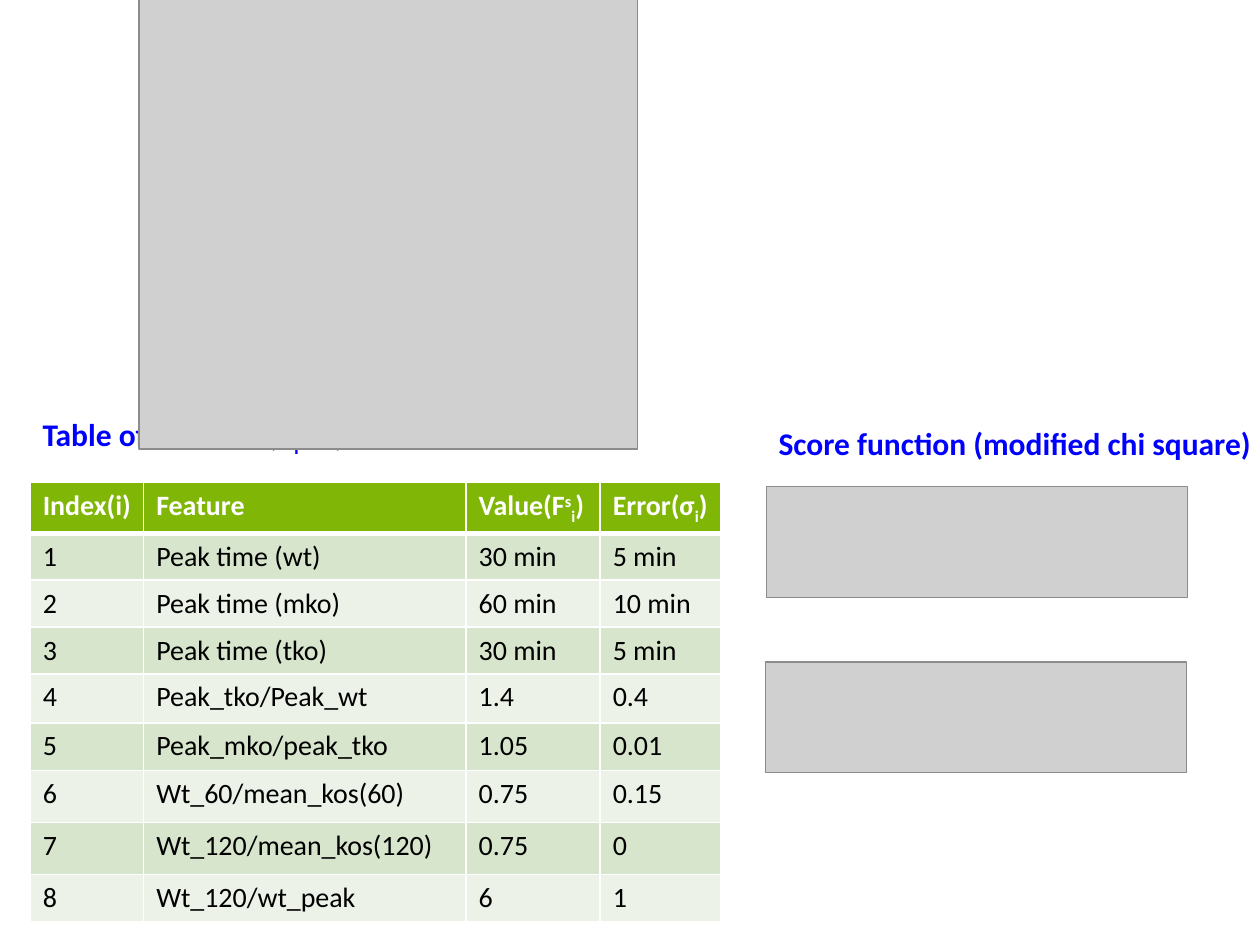
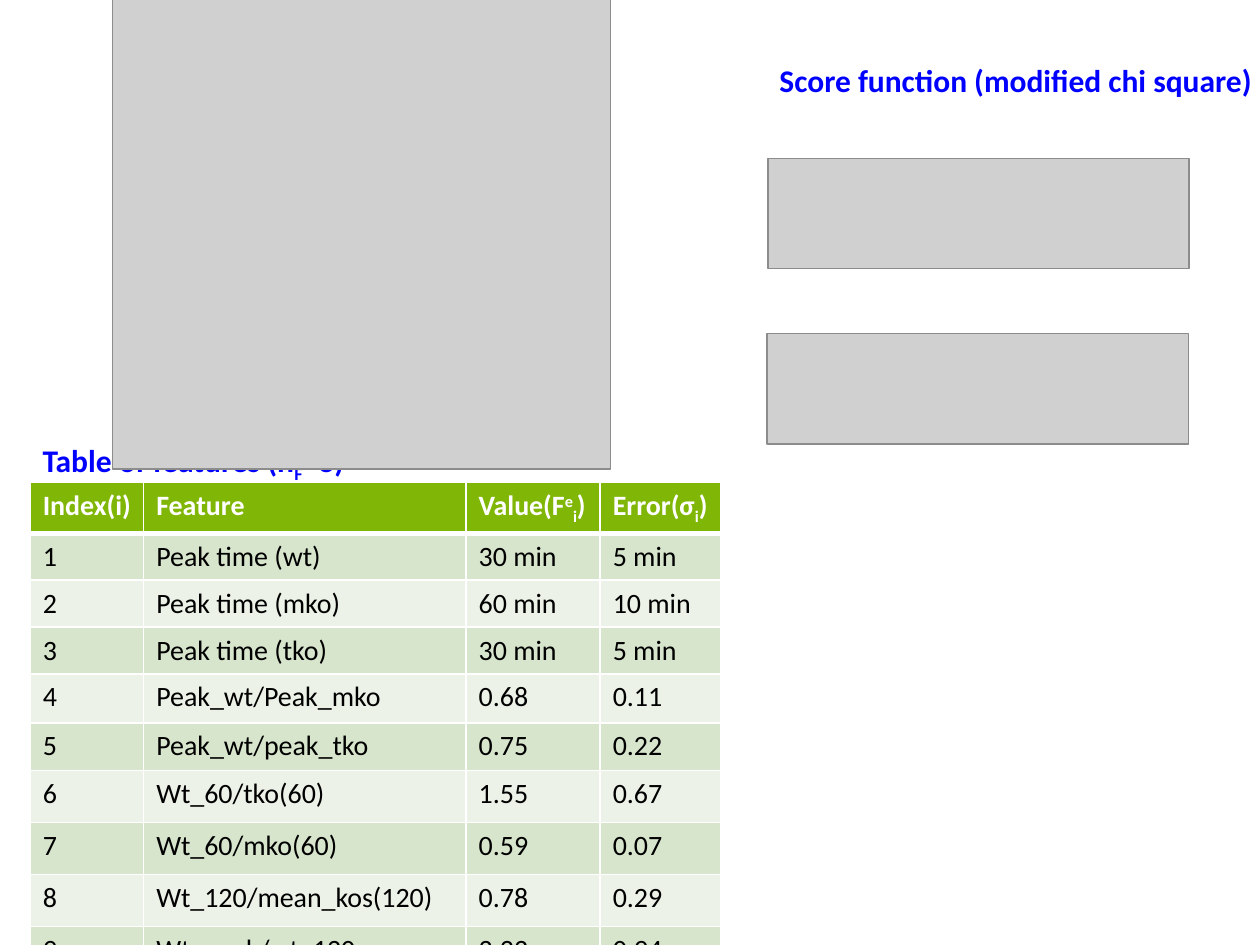
Before and after one commit to biomystery/TNF_regulation, a slide deck: slide 3 of TNF_Slides.pptx. Drawn at 1260x945 pixels with LibreOffice and Linux fonts; fonts in the diff are those of the drawing; grey boxes stand for pictures. Boxes give left, top, right and bottom in pixels: in the first picture for what was removed or moved away, otherwise in the second. Text is boxed around its words. In the diff, an @@ line names an element or a change of style, - is before the commit and + after.

Commit message:
Now wt nascent is in between 60-120
TODO:
1. Reduce wt nascent peak.

```diff
--- a/TNF_Slides.pptx
+++ b/TNF_Slides.pptx
@@ picture: place and size @@
-picture at [139,0,636,450]
+picture at [112,0,610,469]
@@ text "Score function (modified chi square)": place and size @@
-text "Score function (modified chi square)" at [779,432,1250,460]
+text "Score function (modified chi square)" at [779,69,1251,97]
@@ picture added at [769,159,1189,270] @@
@@ picture added at [767,334,1188,445] @@
@@ text at [43,450,344,479]: text changed @@
-Table of features (nF=9)
+Table of features (nF=8)
@@ table at [30,483,721,945] @@
-row 1, column 3: Value(Fsi)
+row 1, column 3: Value(Fei)
-row 5: 4 | Peak_tko/Peak_wt | 1.4 | 0.4
-row 6: 5 | Peak_mko/peak_tko | 1.05 | 0.01
-row 7: 6 | Wt_60/mean_kos(60) | 0.75 | 0.15
-row 8: 7 | Wt_120/mean_kos(120) | 0.75 | 0
-row 9: 8 | Wt_120/wt_peak | 6 | 1
+row 5: 4 | Peak_wt/Peak_mko | 0.68 | 0.11
+row 6: 5 | Peak_wt/peak_tko | 0.75 | 0.22
+row 7: 6 | Wt_60/tko(60) | 1.55 | 0.67
+row 8: 7 | Wt_60/mko(60) | 0.59 | 0.07
+row 9: 8 | Wt_120/mean_kos(120) | 0.78 | 0.29
+row 10: 9 | Wt_peak/wt_120 | 2.22 | 0.94
@@ picture removed at [766,486,1187,597] @@
@@ picture removed at [765,662,1186,772] @@
```
Also in this commit, not shown: 1 slide added, 1 slide removed, 3 other files.
